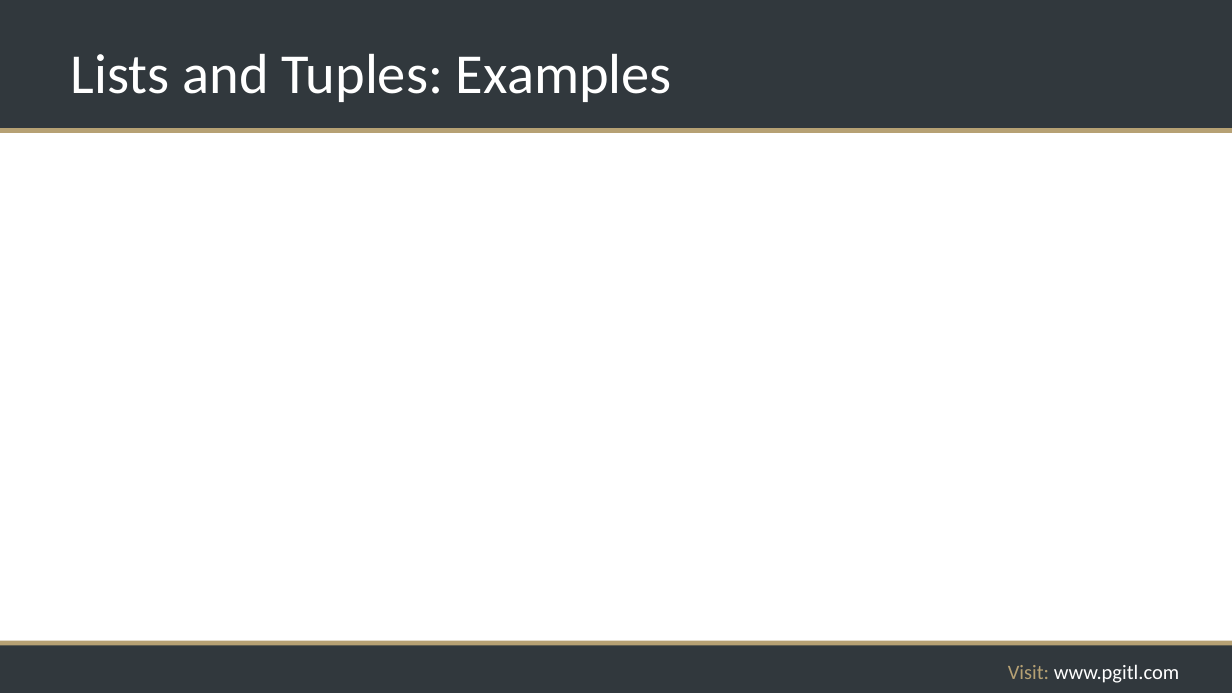
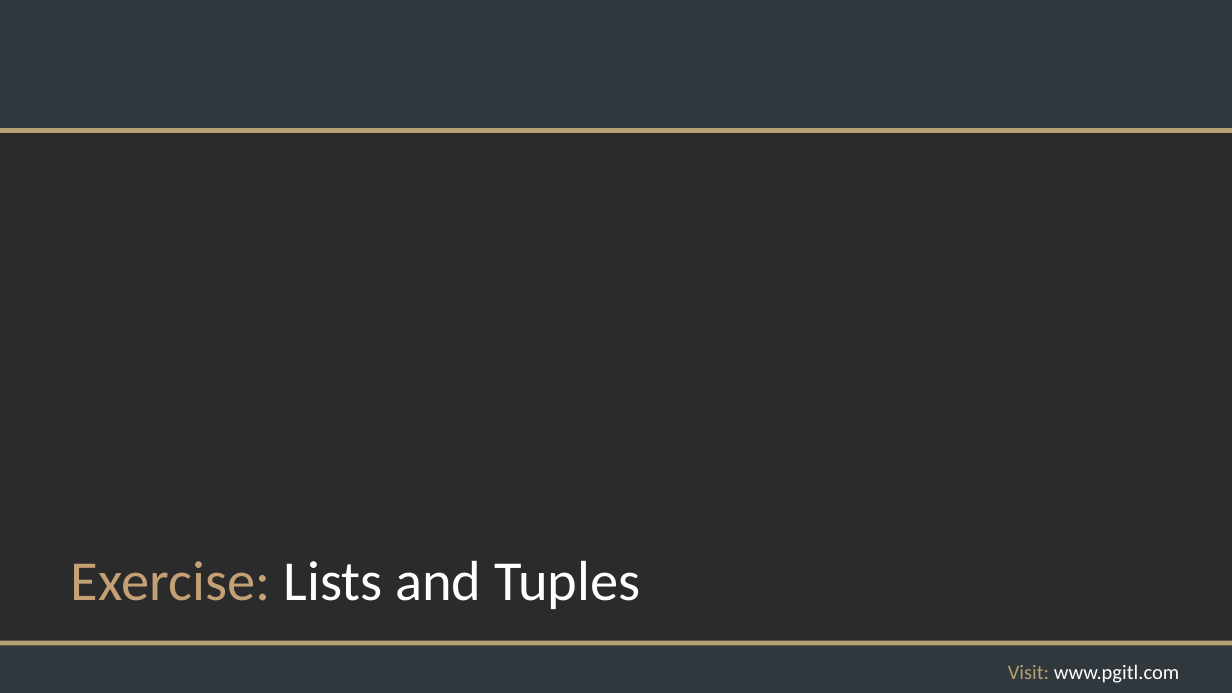
Before and after one commit to rikkouri/project-a, a slide deck: slide 72 of Programming Foundations.pptx. Drawn at 1232x693 pixels with LibreOffice and Linux fonts; fonts in the diff are those of the drawing; background and template pictures are left out; a plain dark background stands for a picture behind light text. Boxes give left, top, right and bottom in pixels: in the first picture for what was removed or moved away, otherwise in the second. Text is boxed around its words. In the diff, an @@ line names an element or a change of style, - is before the commit and + after.

```diff
--- a/Programming Foundations.pptx
+++ b/Programming Foundations.pptx
@@ background #FFFFFF to picture (left out) @@
@@ title at [71, 560, 640, 609]: text changed @@
-Lists and Tuples: Examples
+Exercise: Lists and Tuples
```
Also in this commit, not shown: 10 other slides changed, 2 slides added, 2 slides removed, 2 other files.
